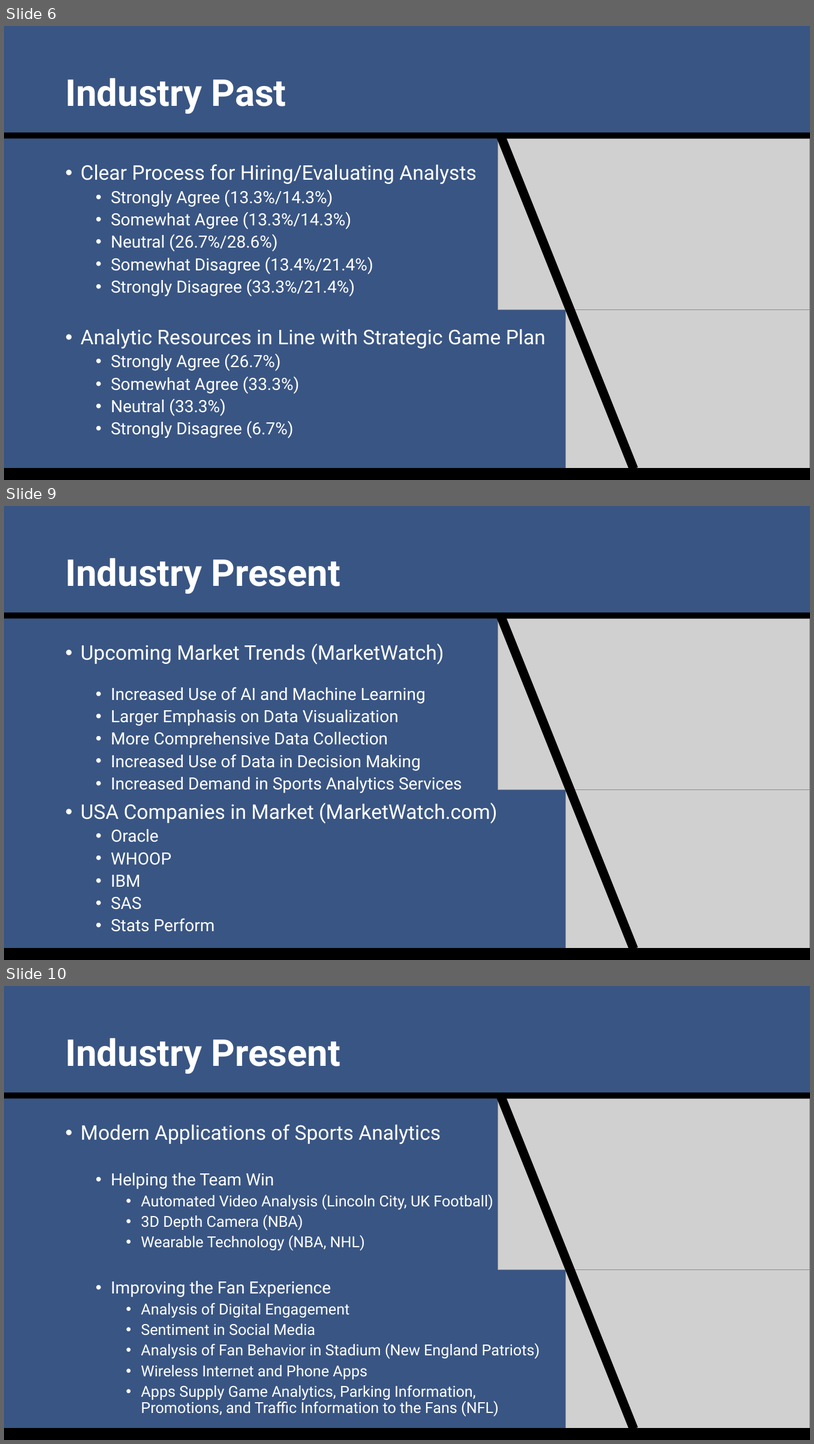
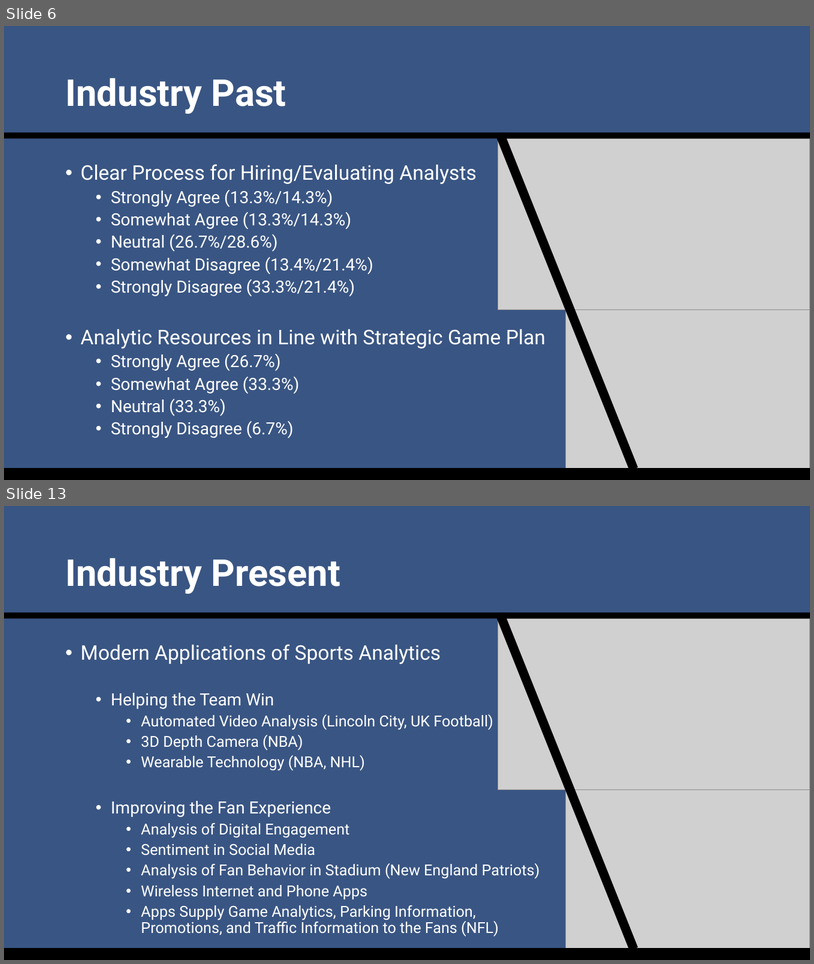
Before and after one commit to SuperMarioGiacomazzo/STOR538_WEBSITE, a slide deck: Slides/Sports Analytics 3/Sports_Analytics_3_Lecture.pptx. Shown one above the other, each under a label of ours: slides 6, 9 and 10 before the commit, slides 6 and 13 after it; the slides between them are not shown. The pictures are 814x1444 and 814x964 pixels, drawn with LibreOffice and Linux fonts; fonts in the diff are those of the drawing; grey boxes stand for pictures. Boxes give left, top, right and bottom in pixels: in the first picture for what was removed or moved away, otherwise in the second. Text is boxed around its words. In the diff, an @@ line names an element or a change of style, - is before the commit and + after.

```diff
--- a/Slides/Sports Analytics 3/Sports_Analytics_3_Lecture.pptx
+++ b/Slides/Sports Analytics 3/Sports_Analytics_3_Lecture.pptx
@@ slide 9 removed at [4, 506, 810, 960], background #395583 @@
@@ title removed at [65, 558, 341, 594] @@
-Industry Present
@@ rectangle removed at [4, 612, 810, 619] @@
@@ rectangle removed at [496, 612, 638, 951] @@
@@ picture removed at [498, 619, 810, 790] @@
@@ text removed at [81, 643, 497, 931] @@
-• Upcoming Market Trends (MarketWatch)
-  • Increased Use of AI and Machine Learning
-  • Larger Emphasis on Data Visualization
-  • More Comprehensive Data Collection
-  • Increased Use of Data in Decision Making
-  • Increased Demand in Sports Analytics Services
-• USA Companies in Market (MarketWatch.com)
-  • Oracle
-  • WHOOP
-  • IBM
-  • SAS
-  • Stats Perform
@@ picture removed at [566, 789, 810, 960] @@
@@ rectangle removed at [4, 948, 810, 960] @@
@@ what was slide 10 is now slide 13 @@
```
Also in this commit, not shown: 2 slides changed, 6 slides added, 2 other slides removed, 14 other files.
